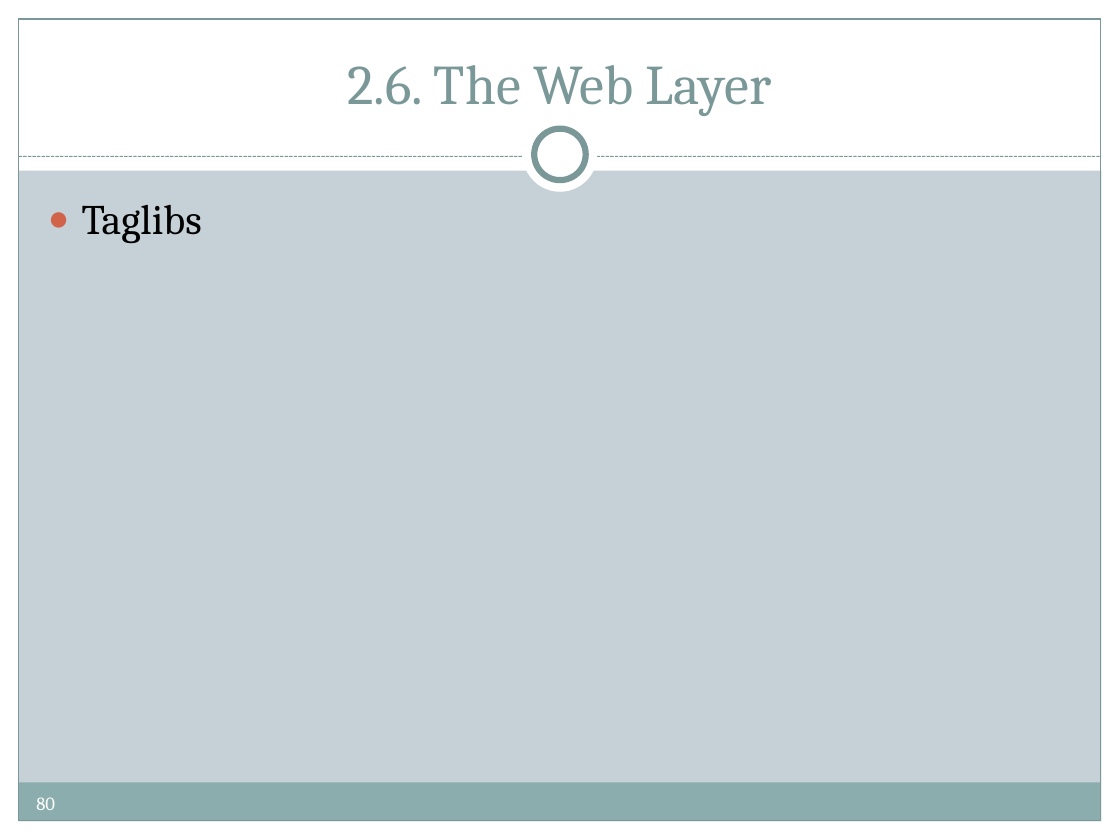
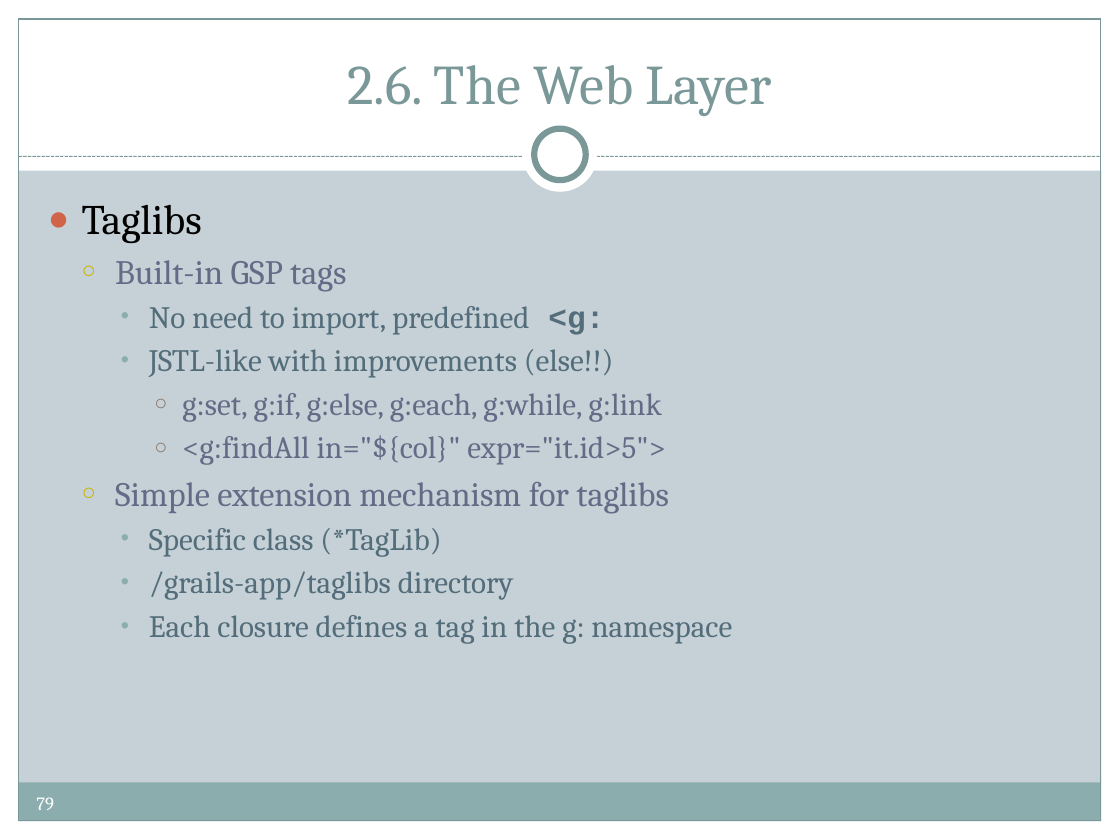
Before and after one commit to pronoide/groovy-and-grails-training-greach-2015, a slide deck: slide 79 of ppts/GROOVY & GRAILS.pptx (slide 80 before the commit). Drawn at 1120x840 pixels with LibreOffice and Linux fonts; fonts in the diff are those of the drawing; background and template pictures are left out. Boxes give left, top, right and bottom in pixels: in the first picture for what was removed or moved away, otherwise in the second. Text is boxed around its words. In the diff, an @@ line names an element or a change of style, - is before the commit and + after.

```diff
--- a/ppts/GROOVY & GRAILS.pptx
+++ b/ppts/GROOVY & GRAILS.pptx
@@ text at [115,260,732,644]: paragraphs added @@
+  ○ Built-in GSP tags
+    • No need to import, predefined <g:
+    • JSTL-like with improvements (else!!)
+      ○ g:set, g:if, g:else, g:each, g:while, g:link
+      ○ <g:findAll in="${col}" expr="it.id>5">
+  ○ Simple extension mechanism for taglibs
+    • Specific class (*TagLib)
+    • /grails-app/taglibs directory
+    • Each closure defines a tag in the g: namespace
@@ page number at [36,797,54,810]: text changed @@
-80
+79
```
Also in this commit, not shown: 3 other slides changed, 6 slides added, 1 slide removed.
